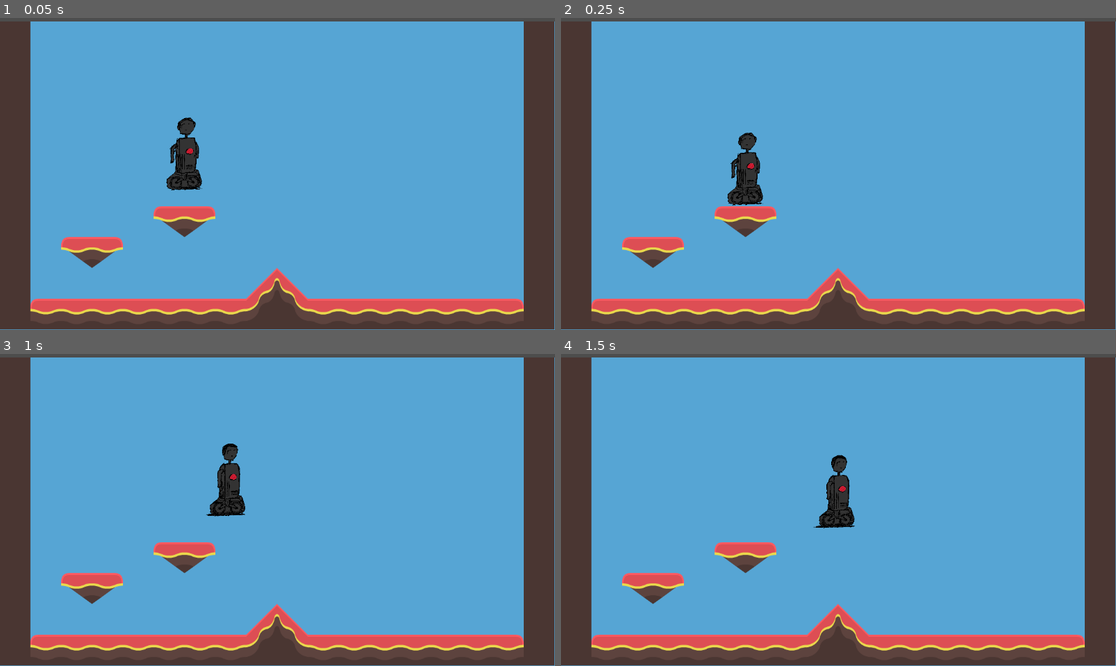
Above: before the commit, frames 1-4 (two rows, left to right).
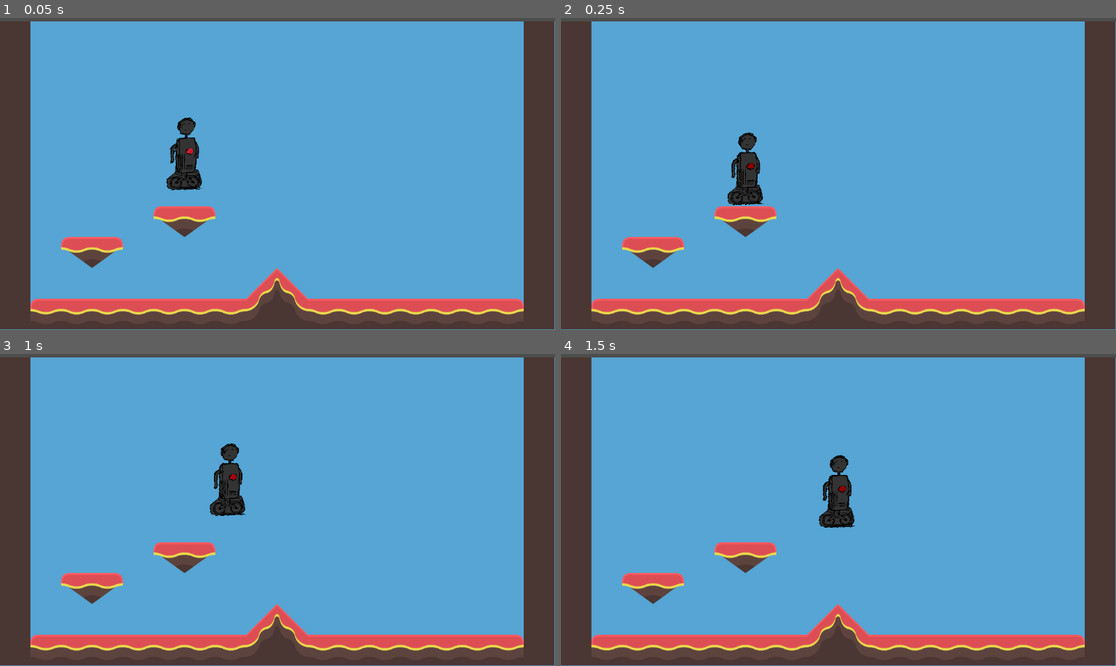
Above: after the commit, the same moments.

Repository: legendarysandbird/3mc-game
Game: Godot game, scene res://scenes/temp_level.tscn
The game is run twice, just before and just after one commit, with the same random seed, the same clock (stepped at 60 frames per second) and the same inputs.
Inputs:
- Up to frame 1 (0.05 s): no input
- Up to frame 2 (0.25 s): no input
- Up to frame 3 (1 s): tap Enter at 0.5 s; hold D (player_right) from 0.53 s (still down); tap Space (player_jump) at 0.77 s
- Up to frame 4 (1.5 s): keep holding D (player_right)

Frame 1 is identical in both runs. In frame 2, less than 0.1% of the frame differs, in the area x 30-37%, y 36-61%; in frame 3, 0.3%; in frame 4, 0.3%, in the area x 45-53%, y 32-56%.

Commit message:
update player_animation.gd > animate() logic to work with idle animation.

Diff:
--- a/scenes/player.tscn
+++ b/scenes/player.tscn
@@ -37,7 +37,7 @@
 "texture": ExtResource("7_lrxu8")
 }],
 "loop": true,
-"name": &"still",
+"name": &"idle",
 "speed": 15.0
 }, {
 "frames": [{
@@ -75,8 +75,7 @@
 [node name="AnimatedSprite2D" type="AnimatedSprite2D" parent="." node_paths=PackedStringArray("player")]
 scale = Vector2(0.15, 0.15)
 sprite_frames = SubResource("SpriteFrames_tc6bn")
-animation = &"still"
-frame_progress = 0.967021
+animation = &"idle"
 script = ExtResource("6_xqplr")
 player = NodePath("..")
 
--- a/scripts/player_animation.gd
+++ b/scripts/player_animation.gd
@@ -2,21 +2,24 @@
 @export var player: Node
 
 func _ready() -> void:
-	set_animation("still")
+	set_animation("idle")
 
 func animate() -> void:
 	if !Input.is_anything_pressed():
-		set_animation("still")
+		set_animation("idle")
+		play()
 
 	if Input.is_action_pressed("player_left") != Input.is_action_pressed("player_right"): # Poor man's XOR
-		set_animation("walk")
 		if player.velocity.y != 0:
-			stop()
-		if player.velocity.x != 0:
+			set_animation("idle")
+			flip_h = player.velocity.x < 0
+		elif player.velocity.x != 0:
+			set_animation("walk")
 			flip_h = player.velocity.x < 0
 		play()
 	else:
-		stop()
+		set_animation("idle")
+		play()
 
 func _process(_delta: float) -> void:
 		animate()
Binary file removed: assets/player_temp/playerBlue_stand.png
Not shown, removed: assets/player_temp/playerBlue_stand.png.import
Binary file removed: assets/player_temp/playerBlue_walk1.png
Not shown, removed: assets/player_temp/playerBlue_walk1.png.import
Binary file removed: assets/player_temp/playerBlue_walk2.png
Not shown, removed: assets/player_temp/playerBlue_walk2.png.import
Binary file removed: assets/player_temp/playerBlue_walk3.png
Not shown, removed: assets/player_temp/playerBlue_walk3.png.import
